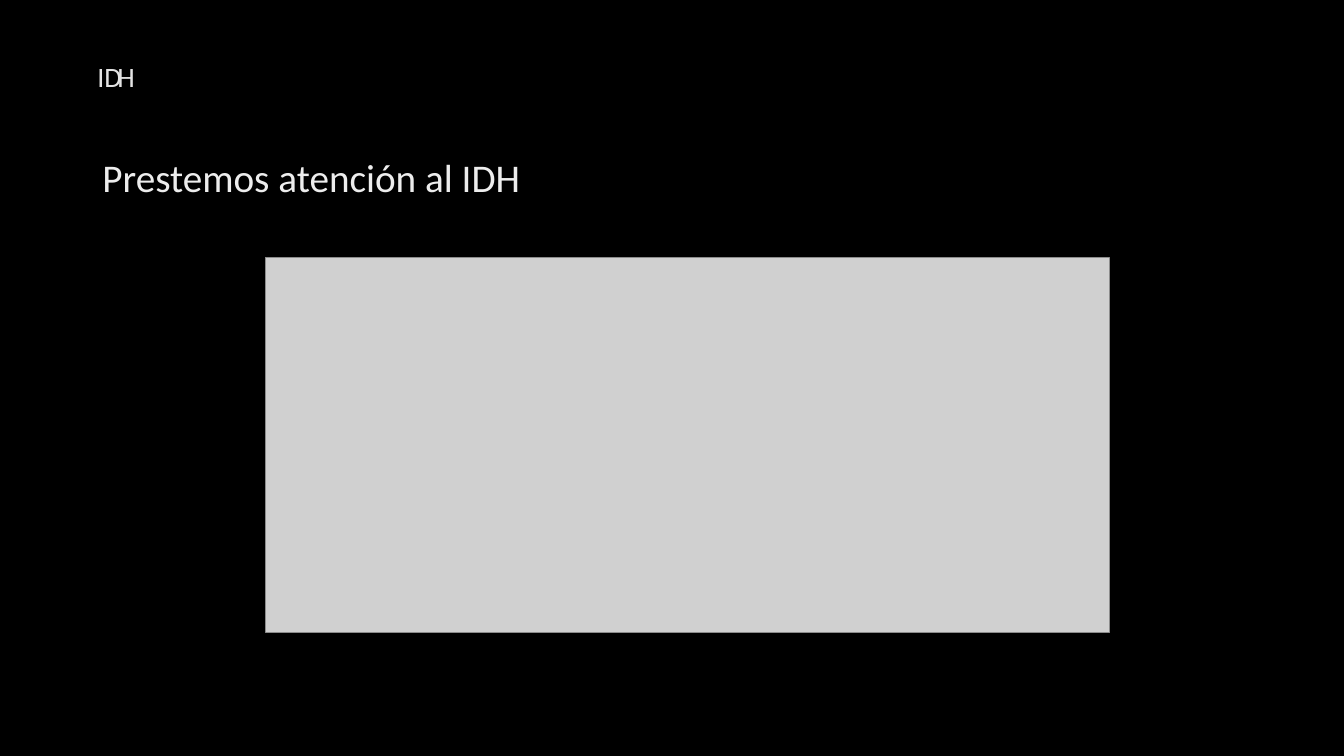
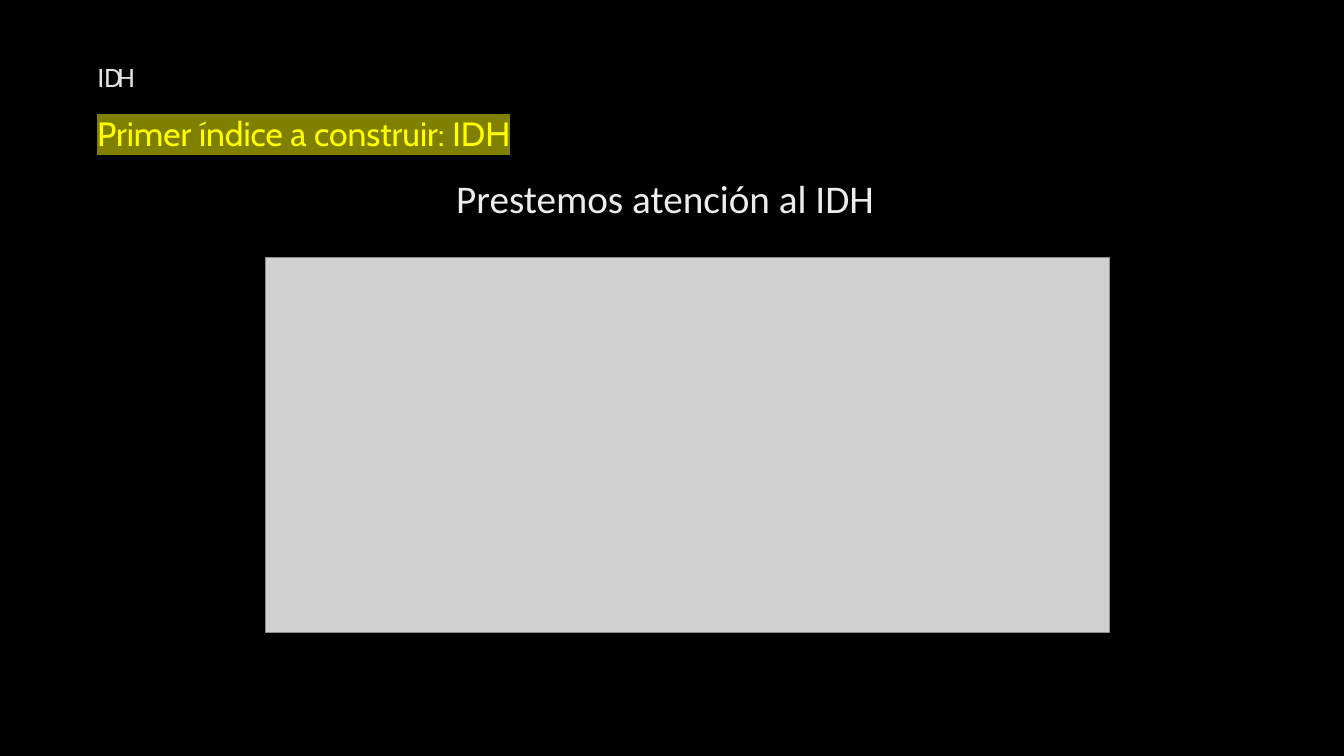
Before and after one commit to Sud-Austral/ds_indices, a slide deck: slide 13 of indices.pptx (slide 12 before the commit). Drawn at 1344x756 pixels with LibreOffice and Linux fonts; fonts in the diff are those of the drawing; grey boxes stand for pictures; background and template pictures are left out. Boxes give left, top, right and bottom in pixels: in the first picture for what was removed or moved away, otherwise in the second. Text is boxed around its words. In the diff, an @@ line names an element or a change of style, - is before the commit and + after.

```diff
--- a/indices.pptx
+++ b/indices.pptx
@@ text added at box(97, 121, 510, 147), 24 pt, text #FFFF00 @@
+Primer índice a construir: IDH
@@ text "Prestemos atención al IDH": place and size @@
-text "Prestemos atención al IDH" at box(102, 164, 520, 193)
+text "Prestemos atención al IDH" at box(456, 185, 873, 214)
```
Also in this commit, not shown: 2 other slides changed, 4 slides added.
